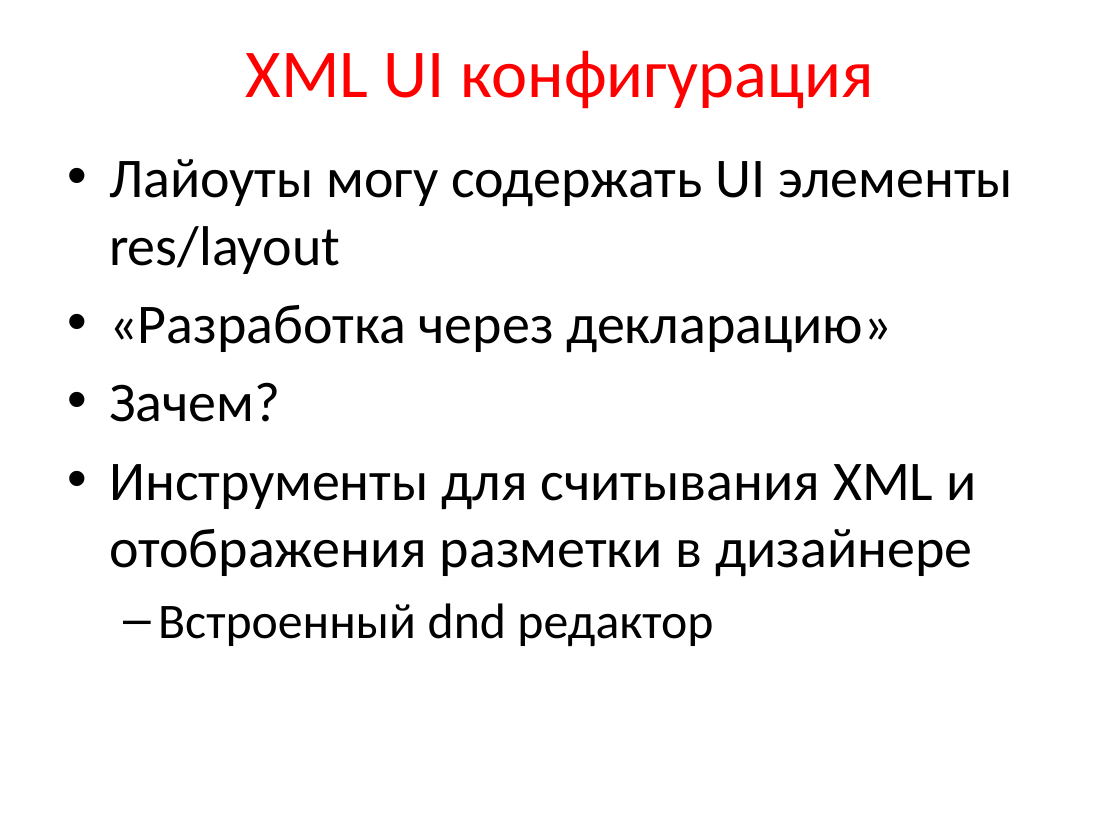
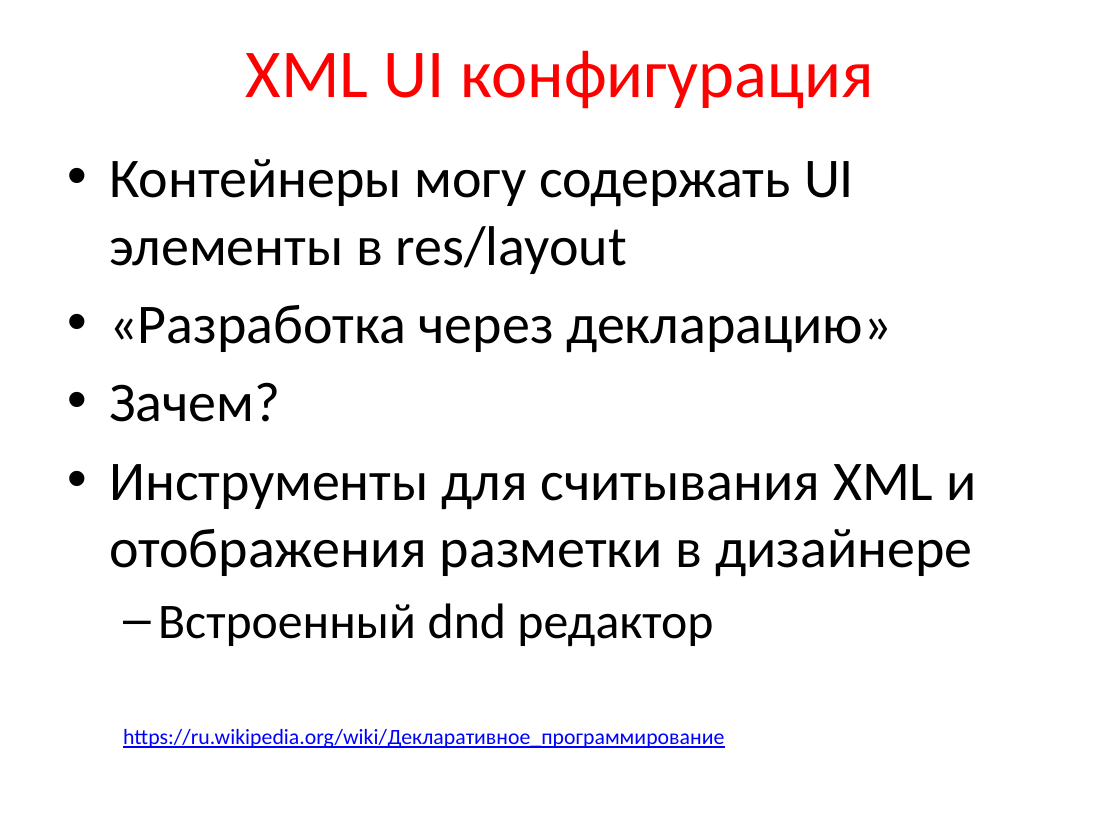
Before and after one commit to maxchv/Android, a slide deck: slide 15 of presentation/3_BasicUI.pptx. Drawn at 1120x840 pixels with LibreOffice and Linux fonts; fonts in the diff are those of the drawing. Boxes give left, top, right and bottom in pixels: in the first picture for what was removed or moved away, otherwise in the second. Text is boxed around its words. In the diff, an @@ line names an element or a change of style, - is before the commit and + after.

```diff
--- a/presentation/3_BasicUI.pptx
+++ b/presentation/3_BasicUI.pptx
@@ text at bbox=[109, 159, 854, 274]: text changed @@
-• Лайоуты могу содержать UI элементы res/layout
+• Контейнеры могу содержать UI элементы в res/layout
@@ text at bbox=[123, 729, 724, 748]: paragraph added @@
+  https://ru.wikipedia.org/wiki/Декларативное_программирование
```
Also in this commit, not shown: 20 other slides changed, 8 slides added, 10 slides removed.
